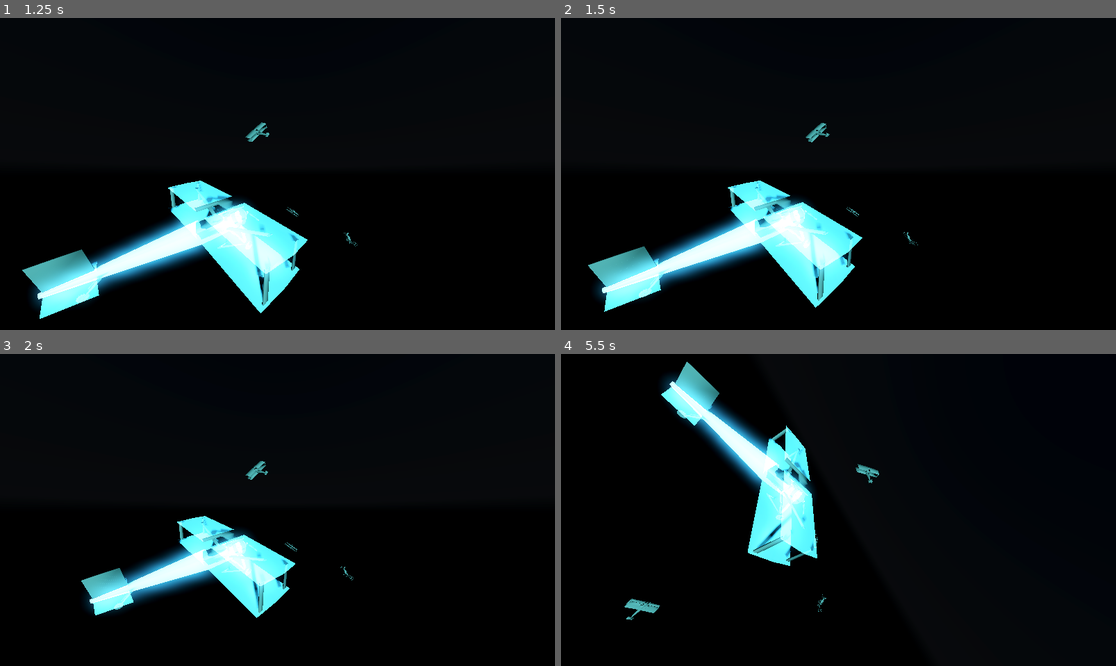
Above: before the commit, frames 1-4 (two rows, left to right).
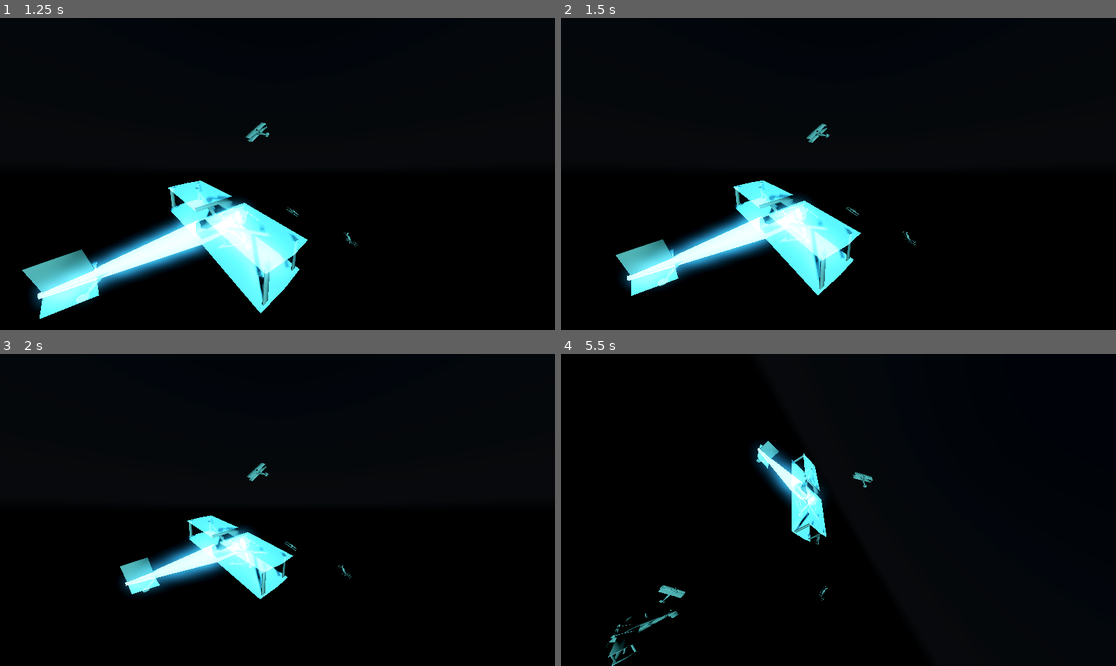
Above: after the commit, the same moments.

Repository: ColtonPhillips/geome
Game: Godot game, scene res://world/aircraft_hanger_world.tscn
Same seed, same stepped clock (60 frames per second), same inputs: the game is played once before the commit and once after it. This scene is started directly instead of the project's main scene. A sky picture missing from this copy of the repository is replaced by a grey-blue gradient.
Inputs:
- Up to frame 1 (1.25 s): tap Enter at 0.5 s; hold D from 0.53 s (still down); hold Shift from 0.53 s (still down)
- Up to frame 2 (1.5 s): release D at 1.28 s; release Shift at 1.28 s; hold S from 1.28 s (still down); tap Shift at 1.35 s
- Up to frame 3 (2 s): keep holding S
- Up to frame 4 (5.5 s): release S at 2.03 s; hold D 2.03-2.78 s; hold Q 2.03-2.78 s; tap Shift every 0.75 s from 2.3 to 4.55 s; hold W 2.78-3.53 s; tap E at 2.85 s; hold Z 3.53-4.28 s; hold A 3.53-5.03 s; tap C at 4.35 s; hold S from 5.03 s (still down); hold Shift from 5.03 s (still down)

Frame 1 is identical in both runs. In frame 2, 5.2% of the frame differs, in the area x 4-65%, y 33-95%; in frame 3, 5.2%; in frame 4, 7.7%, in the area x 8-58%, y 2-100%.

Commit message:
add the goodness of bees. it throws some dumb error for something tho

Diff:
--- /dev/null
+++ b/scene/bee.tscn
@@ -0,0 +1,27 @@
+[gd_scene load_steps=5 format=3 uid="uid://b3ar0e615tf4o"]
+
+[ext_resource type="Script" path="res://script/bee.gd" id="1_yspt2"]
+
+[sub_resource type="StandardMaterial3D" id="StandardMaterial3D_ams2j"]
+albedo_color = Color(1, 0.768627, 0, 1)
+
+[sub_resource type="CapsuleMesh" id="CapsuleMesh_imqpr"]
+material = SubResource("StandardMaterial3D_ams2j")
+radius = 2.0
+height = 8.0
+
+[sub_resource type="AudioStreamGenerator" id="AudioStreamGenerator_hd74l"]
+
+[node name="Bee" type="Node3D"]
+script = ExtResource("1_yspt2")
+speed = 0.15
+sinusoidal_offset = 3.0
+radius_range = Vector2(100, 800)
+
+[node name="MeshInstance3D" type="MeshInstance3D" parent="."]
+mesh = SubResource("CapsuleMesh_imqpr")
+
+[node name="AudioStreamPlayer3D" type="AudioStreamPlayer3D" parent="."]
+stream = SubResource("AudioStreamGenerator_hd74l")
+unit_size = 1.0
+max_distance = 80.0
--- /dev/null
+++ b/script/bee.gd
@@ -0,0 +1,64 @@
+extends Node3D
+
+# Orbital and sinusoidal movement variables
+@export var speed = 0.01  # Orbital speed
+@export var sinusoidal_offset = 1.0  # Amplitude of the sinusoidal effect
+@export var radius_range = Vector2(100.0, 1000.0)  # Min and max radius
+@export var angle_range = Vector2(0, 360)  # Min and max angle in degrees
+
+var current_radius = 0.0  # Current orbit radius
+var current_angle = 0.0  # Current angle in radians
+var time_offset = 0.0  # Time offset for sinusoidal motion
+
+# Audio variables
+var playback  # Will hold the AudioStreamGeneratorPlayback
+@onready var sample_hz = $AudioStreamPlayer3D.stream.mix_rate  # Audio sample rate
+var pulse_hz = 220.0  # Base frequency of the buzzing sound
+
+func _ready():
+	# Setup the AudioStreamPlayer3D
+	randomize()
+	$AudioStreamPlayer3D.play()
+	call_deferred("_initialize_playback")  # Ensure playback is accessed after initialization
+
+	# Randomize orbital position
+	current_radius = randf_range(radius_range.x, radius_range.y)
+	current_angle = deg_to_rad(randf_range(angle_range.x, angle_range.y))
+	time_offset = randi() % 1000  # Random time offset for sinusoidal motion
+
+func _initialize_playback():
+	# Access the playback after ensuring the player is active
+	playback = $AudioStreamPlayer3D.get_stream_playback()
+	if playback:
+		fill_buffer()
+	else:
+		print("Error: Playback could not be initialized.")
+
+func fill_buffer():
+	var phase = 0.0
+	var increment = pulse_hz / sample_hz
+	var frames_available = playback.get_frames_available()
+
+	for i in range(frames_available):
+		# Generate a basic buzzing sound with some randomness
+		var noise = randf_range(-0.05, 0.05)  # Add slight randomness to the wave
+		playback.push_frame(Vector2.ONE * (sin(phase * TAU) + noise))
+		phase = fmod(phase + increment, 1.0)
+
+func _process(delta):
+	# Update the angle based on speed
+	current_angle += speed * delta
+	if current_angle > TAU:
+		current_angle -= TAU  # Keep angle in [0, 2π]
+
+	# Calculate position
+	var x = current_radius * cos(current_angle)
+	var z = current_radius * sin(current_angle)
+	var y = sinusoidal_offset * sin(time_offset + current_angle * 2.0)  # Vertical bobbing
+
+	# Update position
+	global_transform.origin = Vector3(x, y, z)
+
+	# Continuously fill the audio buffer
+	if playback:
+		fill_buffer()
--- /dev/null
+++ b/script/bee_world.gd
@@ -0,0 +1,40 @@
+extends Node3D
+
+@export var bee_scene: PackedScene  # The PackedScene of the bee object
+@export var num_bees: int = 10  # Number of bees to spawn
+@export var spawn_radius: float = 300.0  # Maximum spawn radius from the world origin
+
+func _ready():
+	if bee_scene == null:
+		print("Error: Bee scene is not assigned.")
+		return
+
+	for i in range(num_bees):
+		spawn_bee()
+
+func spawn_bee():
+	# Instance a bee from the bee_scene
+	var bee = bee_scene.instantiate()
+	if bee:
+		# Randomize its initial position within the spawn radius
+		var random_pos = _get_random_position_within_radius(spawn_radius)
+
+		# Add the bee to the current world (tree)
+		add_child(bee)
+
+		# Now set the position after the bee is added to the tree
+		bee.global_transform.origin = random_pos
+	else:
+		print("Error: Failed to instance bee.")
+
+func _get_random_position_within_radius(radius: float) -> Vector3:
+	# Generate a random position within a spherical radius
+	var x = randf_range(-radius, radius)
+	var y = randf_range(-radius / 2, radius / 2)  # Constrain Y for a flat-ish plane
+	var z = randf_range(-radius, radius)
+	var random_position = Vector3(x, y, z)
+
+	# Ensure the position is within the spherical boundary
+	if random_position.length() > radius:
+		return random_position.normalized() * radius
+	return random_position
--- a/script/camera_ship.gd
+++ b/script/camera_ship.gd
@@ -54,11 +54,12 @@
 	if direction != Vector3.ZERO:
 		direction = direction.normalized()
 
+	var moreward_speed = forward_speed if not Input.is_physical_key_pressed(KEY_SHIFT) else forward_speed * 8
 	# Assign direction-specific maximum speeds
 	target_velocity = Vector3(
 		direction.x * lateral_speed,                          # X-axis (strafe)
 		direction.y * lateral_speed,                          # Y-axis (ascend/descend)
-		direction.z * (forward_speed if direction.z != 0 else lateral_speed)  # Z-axis
+		direction.z * (moreward_speed if direction.z != 0 else lateral_speed)  # Z-axis
 	)
 
 # --- Update Target Angular Velocity ---
--- /dev/null
+++ b/world/bee_world.tscn
@@ -0,0 +1,160 @@
+[gd_scene load_steps=12 format=3 uid="uid://cd6304w56dptc"]
+
+[ext_resource type="PackedScene" uid="uid://dqyvha71t1lxr" path="res://scene/camera_ship.tscn" id="1_2igjg"]
+[ext_resource type="Script" path="res://script/bee_world.gd" id="1_8lkv7"]
+[ext_resource type="AudioStream" uid="uid://bhbd0phoeei6n" path="res://ogg/emmntt_-_i_think_id_stay_jungle_chill.ogg" id="1_56p5d"]
+[ext_resource type="PackedScene" uid="uid://b3ar0e615tf4o" path="res://scene/bee.tscn" id="3_vuoe5"]
+
+[sub_resource type="ProceduralSkyMaterial" id="ProceduralSkyMaterial_yy6qo"]
+sky_top_color = Color(0.324552, 0.506413, 0.624581, 1)
+sky_horizon_color = Color(0.649926, 0.682002, 0.682899, 1)
+sky_energy_multiplier = 4.2
+ground_bottom_color = Color(0.275154, 0.221596, 0.107015, 1)
+ground_horizon_color = Color(0.649926, 0.682002, 0.682899, 1)
+
+[sub_resource type="Sky" id="Sky_q8af8"]
+sky_material = SubResource("ProceduralSkyMaterial_yy6qo")
+
+[sub_resource type="Environment" id="Environment_ijbvd"]
+background_mode = 2
+sky = SubResource("Sky_q8af8")
+tonemap_mode = 2
+glow_enabled = true
+
+[sub_resource type="FastNoiseLite" id="FastNoiseLite_s61w8"]
+noise_type = 3
+frequency = 0.03
+
+[sub_resource type="NoiseTexture2D" id="NoiseTexture2D_giysw"]
+seamless = true
+noise = SubResource("FastNoiseLite_s61w8")
+
+[sub_resource type="ORMMaterial3D" id="ORMMaterial3D_52gyi"]
+albedo_color = Color(0.324552, 0.506413, 0.624581, 1)
+orm_texture = SubResource("NoiseTexture2D_giysw")
+
+[sub_resource type="SphereMesh" id="SphereMesh_lp1lh"]
+material = SubResource("ORMMaterial3D_52gyi")
+radius = 32.0
+height = 64.0
+
+[node name="BeeWorld" type="Node3D"]
+script = ExtResource("1_8lkv7")
+bee_scene = ExtResource("3_vuoe5")
+num_bees = 12
+spawn_radius = 100.0
+
+[node name="DirectionalLight3D" type="DirectionalLight3D" parent="."]
+transform = Transform3D(-0.911403, -0.00430929, 0.411492, 0, 0.999945, 0.0104718, -0.411514, 0.00954402, -0.911353, 0, 0, 0)
+light_color = Color(0.788235, 0.921569, 0.901961, 1)
+light_energy = 4.0
+shadow_enabled = true
+
+[node name="WorldEnvironment" type="WorldEnvironment" parent="."]
+environment = SubResource("Environment_ijbvd")
+
+[node name="Earths" type="Node3D" parent="."]
+
+[node name="EarthShape" type="MeshInstance3D" parent="Earths"]
+mesh = SubResource("SphereMesh_lp1lh")
+skeleton = NodePath("../../root/@EditorNode@17792/@Panel@13/@VBoxContainer@14/DockHSplitLeftL/DockHSplitLeftR/DockHSplitMain/@VBoxContainer@25/DockVSplitCenter/@VSplitContainer@52/@VBoxContainer@53/@EditorMainScreen@98/MainScreen/@CanvasItemEditor@9907/@VSplitContainer@9729/@HSplitContainer@9731/@HSplitContainer@9733/@Control@9734/@SubViewportContainer@9735/@SubViewport@9736/BeeWorld")
+
+[node name="AudioStreamPlayer3D" type="AudioStreamPlayer3D" parent="Earths/EarthShape"]
+stream = ExtResource("1_56p5d")
+attenuation_model = 1
+unit_size = 75.0
+max_db = 4.0
+autoplay = true
+
+[node name="EarthShape2" type="MeshInstance3D" parent="Earths"]
+transform = Transform3D(1, 0, 0, 0, 1, 0, 0, 0, 1, 853.611, 0, 0)
+mesh = SubResource("SphereMesh_lp1lh")
+skeleton = NodePath("../../root/@EditorNode@17792/@Panel@13/@VBoxContainer@14/DockHSplitLeftL/DockHSplitLeftR/DockHSplitMain/@VBoxContainer@25/DockVSplitCenter/@VSplitContainer@52/@VBoxContainer@53/@EditorMainScreen@98/MainScreen/@CanvasItemEditor@9907/@VSplitContainer@9729/@HSplitContainer@9731/@HSplitContainer@9733/@Control@9734/@SubViewportContainer@9735/@SubViewport@9736/BeeWorld")
+
+[node name="AudioStreamPlayer3D" type="AudioStreamPlayer3D" parent="Earths/EarthShape2"]
+stream = ExtResource("1_56p5d")
+attenuation_model = 1
+unit_size = 75.0
+max_db = 4.0
+pitch_scale = 2.0
+autoplay = true
+
+[node name="EarthShape3" type="MeshInstance3D" parent="Earths"]
+transform = Transform3D(1, 0, 0, 0, 1, 0, 0, 0, 1, 1582.51, 0, 0)
+mesh = SubResource("SphereMesh_lp1lh")
+skeleton = NodePath("../../root/@EditorNode@17792/@Panel@13/@VBoxContainer@14/DockHSplitLeftL/DockHSplitLeftR/DockHSplitMain/@VBoxContainer@25/DockVSplitCenter/@VSplitContainer@52/@VBoxContainer@53/@EditorMainScreen@98/MainScreen/@CanvasItemEditor@9907/@VSplitContainer@9729/@HSplitContainer@9731/@HSplitContainer@9733/@Control@9734/@SubViewportContainer@9735/@SubViewport@9736/BeeWorld")
+
+[node name="AudioStreamPlayer3D" type="AudioStreamPlayer3D" parent="Earths/EarthShape3"]
+stream = ExtResource("1_56p5d")
+attenuation_model = 1
+unit_size = 75.0
+max_db = 4.0
+pitch_scale = 3.0
+autoplay = true
+
+[node name="EarthShape4" type="MeshInstance3D" parent="Earths"]
+transform = Transform3D(1, 0, 0, 0, 1, 0, 0, 0, 1, 2276.47, 0, 0)
+mesh = SubResource("SphereMesh_lp1lh")
+skeleton = NodePath("../../root/@EditorNode@17792/@Panel@13/@VBoxContainer@14/DockHSplitLeftL/DockHSplitLeftR/DockHSplitMain/@VBoxContainer@25/DockVSplitCenter/@VSplitContainer@52/@VBoxContainer@53/@EditorMainScreen@98/MainScreen/@CanvasItemEditor@9907/@VSplitContainer@9729/@HSplitContainer@9731/@HSplitContainer@9733/@Control@9734/@SubViewportContainer@9735/@SubViewport@9736/BeeWorld")
+
+[node name="AudioStreamPlayer3D" type="AudioStreamPlayer3D" parent="Earths/EarthShape4"]
+stream = ExtResource("1_56p5d")
+attenuation_model = 1
+unit_size = 75.0
+max_db = 4.0
+pitch_scale = 4.0
+autoplay = true
+
+[node name="EarthShape5" type="MeshInstance3D" parent="Earths"]
+transform = Transform3D(1, 0, 0, 0, 1, 0, 0, 0, 1, -2969.74, 0, -3.8269)
+mesh = SubResource("SphereMesh_lp1lh")
+skeleton = NodePath("../../root/@EditorNode@17792/@Panel@13/@VBoxContainer@14/DockHSplitLeftL/DockHSplitLeftR/DockHSplitMain/@VBoxContainer@25/DockVSplitCenter/@VSplitContainer@52/@VBoxContainer@53/@EditorMainScreen@98/MainScreen/@CanvasItemEditor@9907/@VSplitContainer@9729/@HSplitContainer@9731/@HSplitContainer@9733/@Control@9734/@SubViewportContainer@9735/@SubViewport@9736/BeeWorld")
+
+[node name="AudioStreamPlayer3D" type="AudioStreamPlayer3D" parent="Earths/EarthShape5"]
+stream = ExtResource("1_56p5d")
+attenuation_model = 1
+unit_size = 75.0
+max_db = 4.0
+autoplay = true
+
+[node name="EarthShape6" type="MeshInstance3D" parent="Earths"]
+transform = Transform3D(1, 0, 0, 0, 1, 0, 0, 0, 1, -2116.13, 0, -3.8269)
+mesh = SubResource("SphereMesh_lp1lh")
+skeleton = NodePath("../../root/@EditorNode@17792/@Panel@13/@VBoxContainer@14/DockHSplitLeftL/DockHSplitLeftR/DockHSplitMain/@VBoxContainer@25/DockVSplitCenter/@VSplitContainer@52/@VBoxContainer@53/@EditorMainScreen@98/MainScreen/@CanvasItemEditor@9907/@VSplitContainer@9729/@HSplitContainer@9731/@HSplitContainer@9733/@Control@9734/@SubViewportContainer@9735/@SubViewport@9736/BeeWorld")
+
+[node name="AudioStreamPlayer3D" type="AudioStreamPlayer3D" parent="Earths/EarthShape6"]
+stream = ExtResource("1_56p5d")
+attenuation_model = 1
+unit_size = 75.0
+max_db = 4.0
+pitch_scale = 0.13
+autoplay = true
+
+[node name="EarthShape7" type="MeshInstance3D" parent="Earths"]
+transform = Transform3D(1, 0, 0, 0, 1, 0, 0, 0, 1, -1387.23, 0, -3.8269)
+mesh = SubResource("SphereMesh_lp1lh")
+skeleton = NodePath("../../root/@EditorNode@17792/@Panel@13/@VBoxContainer@14/DockHSplitLeftL/DockHSplitLeftR/DockHSplitMain/@VBoxContainer@25/DockVSplitCenter/@VSplitContainer@52/@VBoxContainer@53/@EditorMainScreen@98/MainScreen/@CanvasItemEditor@9907/@VSplitContainer@9729/@HSplitContainer@9731/@HSplitContainer@9733/@Control@9734/@SubViewportContainer@9735/@SubViewport@9736/BeeWorld")
+
+[node name="AudioStreamPlayer3D" type="AudioStreamPlayer3D" parent="Earths/EarthShape7"]
+stream = ExtResource("1_56p5d")
+attenuation_model = 1
+unit_size = 75.0
+max_db = 4.0
+pitch_scale = 0.25
+autoplay = true
+
+[node name="EarthShape8" type="MeshInstance3D" parent="Earths"]
+transform = Transform3D(1, 0, 0, 0, 1, 0, 0, 0, 1, -693.272, 0, -3.8269)
+mesh = SubResource("SphereMesh_lp1lh")
+skeleton = NodePath("../../root/@EditorNode@17792/@Panel@13/@VBoxContainer@14/DockHSplitLeftL/DockHSplitLeftR/DockHSplitMain/@VBoxContainer@25/DockVSplitCenter/@VSplitContainer@52/@VBoxContainer@53/@EditorMainScreen@98/MainScreen/@CanvasItemEditor@9907/@VSplitContainer@9729/@HSplitContainer@9731/@HSplitContainer@9733/@Control@9734/@SubViewportContainer@9735/@SubViewport@9736/BeeWorld")
+
+[node name="AudioStreamPlayer3D" type="AudioStreamPlayer3D" parent="Earths/EarthShape8"]
+stream = ExtResource("1_56p5d")
+attenuation_model = 1
+unit_size = 75.0
+max_db = 4.0
+pitch_scale = 0.5
+autoplay = true
+
+[node name="CameraShip" parent="." instance=ExtResource("1_2igjg")]
+transform = Transform3D(1, 0, 0, 0, 1, 0, 0, 0, 1, 0, 0, 100)
Not shown, added: ogg/emmntt_-_i_think_id_stay_jungle_chill.ogg.import
Not shown, added: ogg/emmntt_-_i_think_id_stay_jungle_chill.ogg
